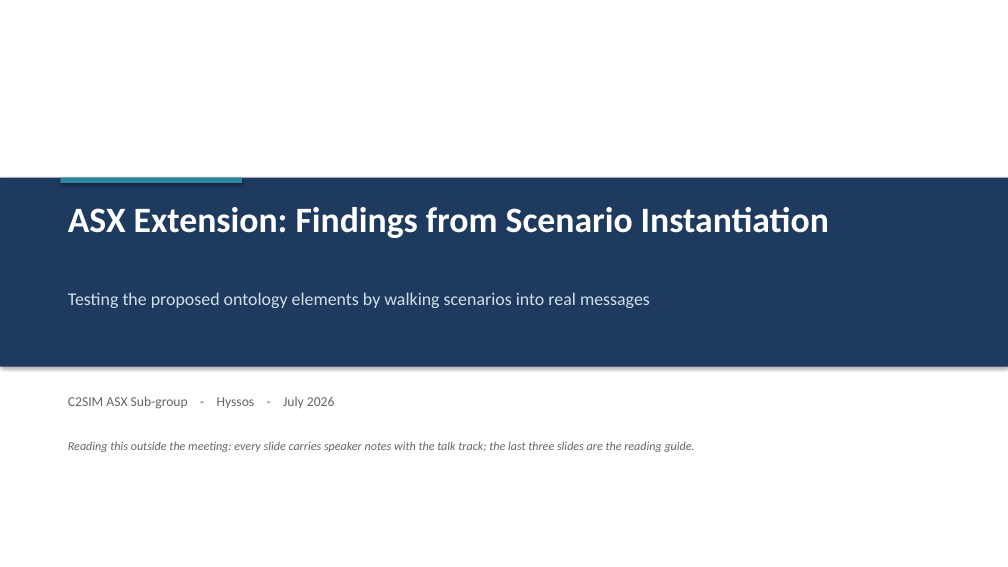
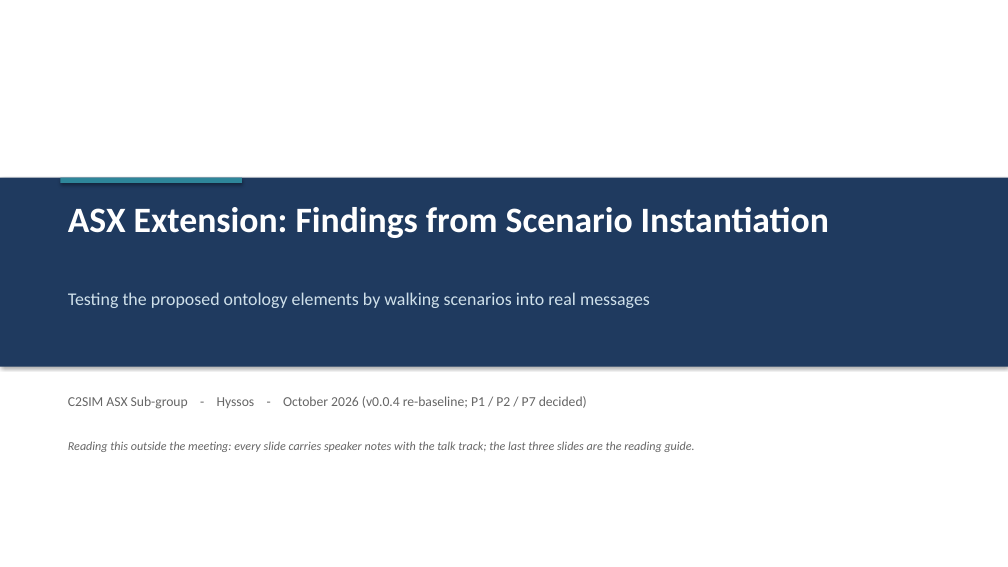
Before and after one commit to hyssostech/C2SIMArtifacts, a slide deck: slide 1 of Subgroups/ASX/InstantiationReview/ASX-Instantiation-Findings.pptx. Drawn at 1008x567 pixels with LibreOffice and Linux fonts; fonts in the diff are those of the drawing. Boxes give left, top, right and bottom in pixels: in the first picture for what was removed or moved away, otherwise in the second. Text is boxed around its words. In the diff, an @@ line names an element or a change of style, - is before the commit and + after.

```diff
--- a/Subgroups/ASX/InstantiationReview/ASX-Instantiation-Findings.pptx
+++ b/Subgroups/ASX/InstantiationReview/ASX-Instantiation-Findings.pptx
@@ text at (68,396,587,409): text changed @@
-C2SIM ASX Sub-group - Hyssos - July 2026
+C2SIM ASX Sub-group - Hyssos - October 2026 (v0.0.4 re-baseline; P1 / P2 / P7 decided)
```
Also in this commit, not shown: 22 other slides changed, 12 other files.
